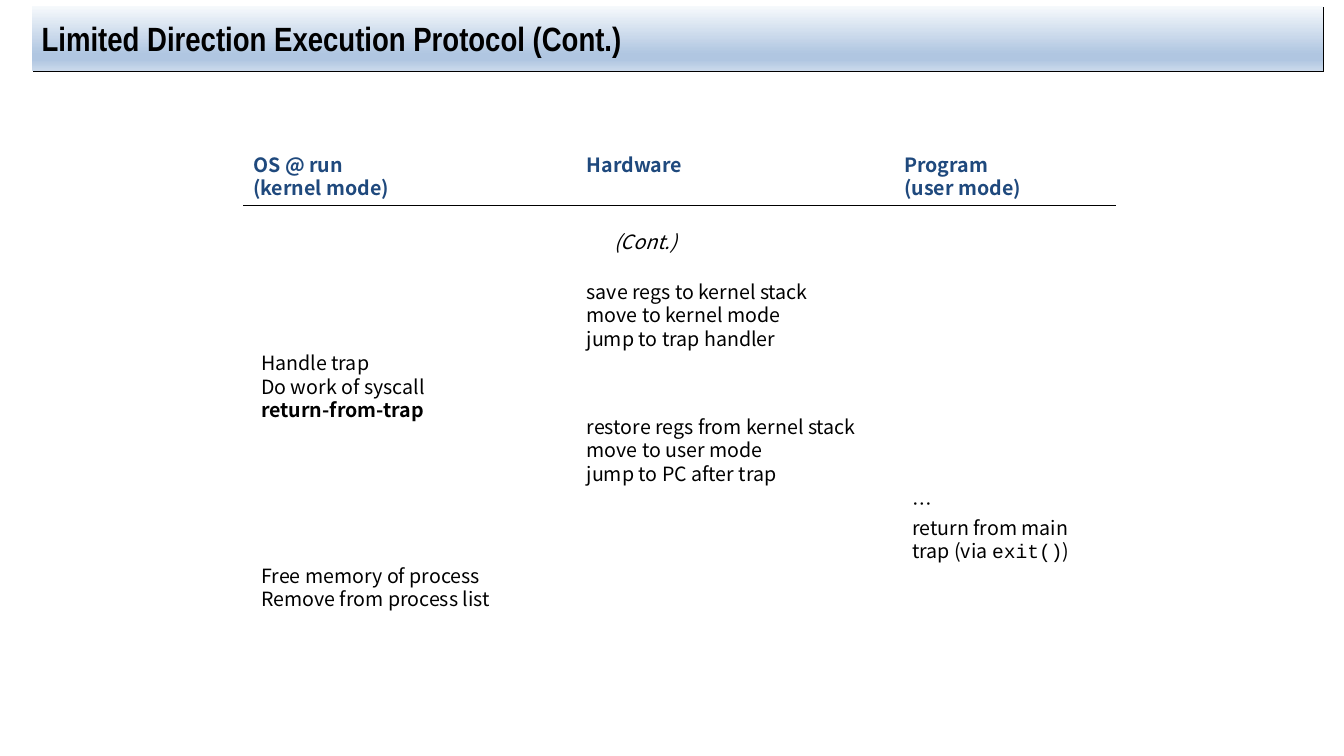
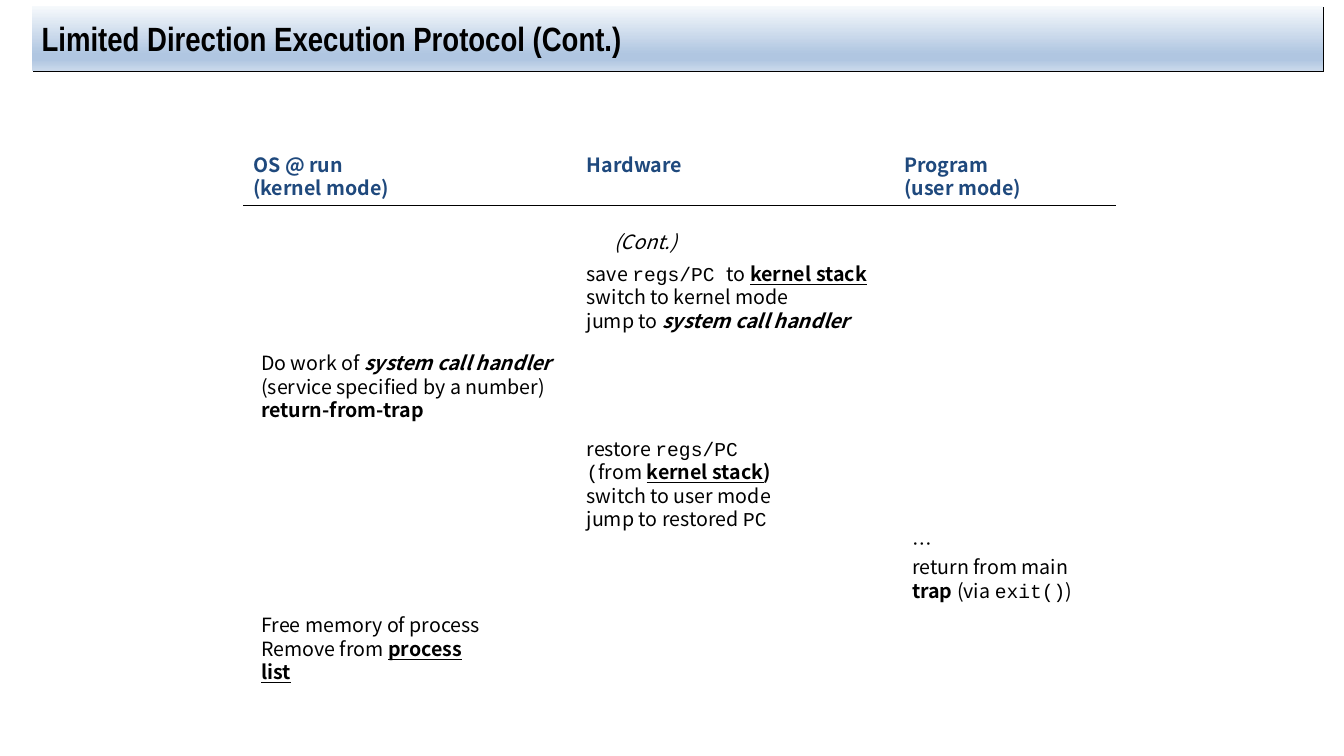
Before and after one commit to jachermocilla/extra-course-materials, a slide deck: slide 15 of cmsc125/ostep/slides/01.Virtualization/06.Mechanism_Limited_Direct_Execution.pptx (slide 11 before the commit). Drawn at 1344x756 pixels with LibreOffice and Linux fonts; fonts in the diff are those of the drawing. Boxes give left, top, right and bottom in pixels: in the first picture for what was removed or moved away, otherwise in the second. Text is boxed around its words. In the diff, an @@ line names an element or a change of style, - is before the commit and + after.

```diff
--- a/cmsc125/ostep/slides/01.Virtualization/06.Mechanism_Limited_Direct_Execution.pptx
+++ b/cmsc125/ostep/slides/01.Virtualization/06.Mechanism_Limited_Direct_Execution.pptx
@@ text at (587,265,867,333): text changed @@
-save regs to kernel stack
-move to kernel mode
-jump to trap handler
+save regs/PC to kernel stack
+switch to kernel mode
+jump to system call handler
@@ text at (261,354,552,399): text changed @@
-Handle trap
-Do work of syscall
+Do work of system call handler (service specified by a number)
@@ text at (587,442,771,531): text changed @@
-restore regs from kernel stack
-move to user mode
-jump to PC after trap
+restore regs/PC
+(from kernel stack)
+switch to user mode
+jump to restored PC
@@ text "…": place and size @@
-text "…" at (912,519,1069,563)
+text "…" at (912,558,1072,603)
@@ text at (912,582,1072,603): bold on in "trap" @@
@@ text "Free memory of process": place and size @@
-text "Free memory of process" at (261,567,490,611)
+text "Free memory of process" at (261,616,480,683)
@@ text at (261,636,462,683): bold on, underline on in "process list" @@
```
Also in this commit, not shown: 14 other slides changed, 4 slides added, 1 other file.
